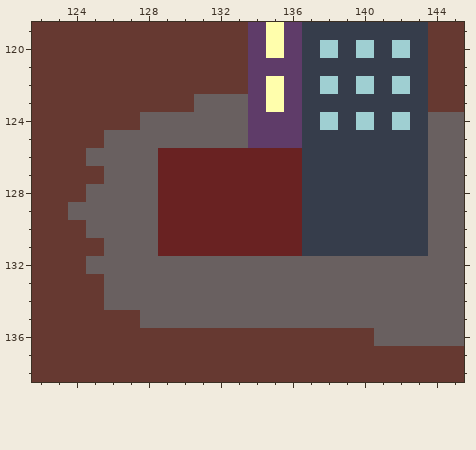
Edited in one commit: pixel-art file (Assets/Aseprite/map.ase). This is how it looked before the edit.
250x320 pixels, 1 frame. Colours within 5 levels of each other are drawn and written as one. Shown: x 122..145, y 119..138. The commit also changed other parts of the picture, which this record leaves out.
New version:
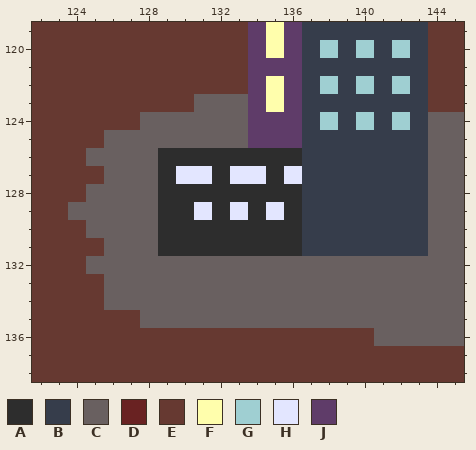
Palette (. is transparent): A #2d2d2d  B #363d4b  C #696060  D #692222  E #663931  F #fffeac  G #9fcfd2  H #e3e6ff  J #5f3c69
Change:
Layer "towns&cities":
y 126: x 129..136 DDDDDDDD -> AAAAAAAA
y 127: x 129..136 DDDDDDDD -> AHHAHHAH
y 128: x 129..136 DDDDDDDD -> AAAAAAAA
y 129: x 129..136 DDDDDDDD -> AAHAHAHA
y 130..131: x 129..136 DDDDDDDD -> AAAAAAAA
